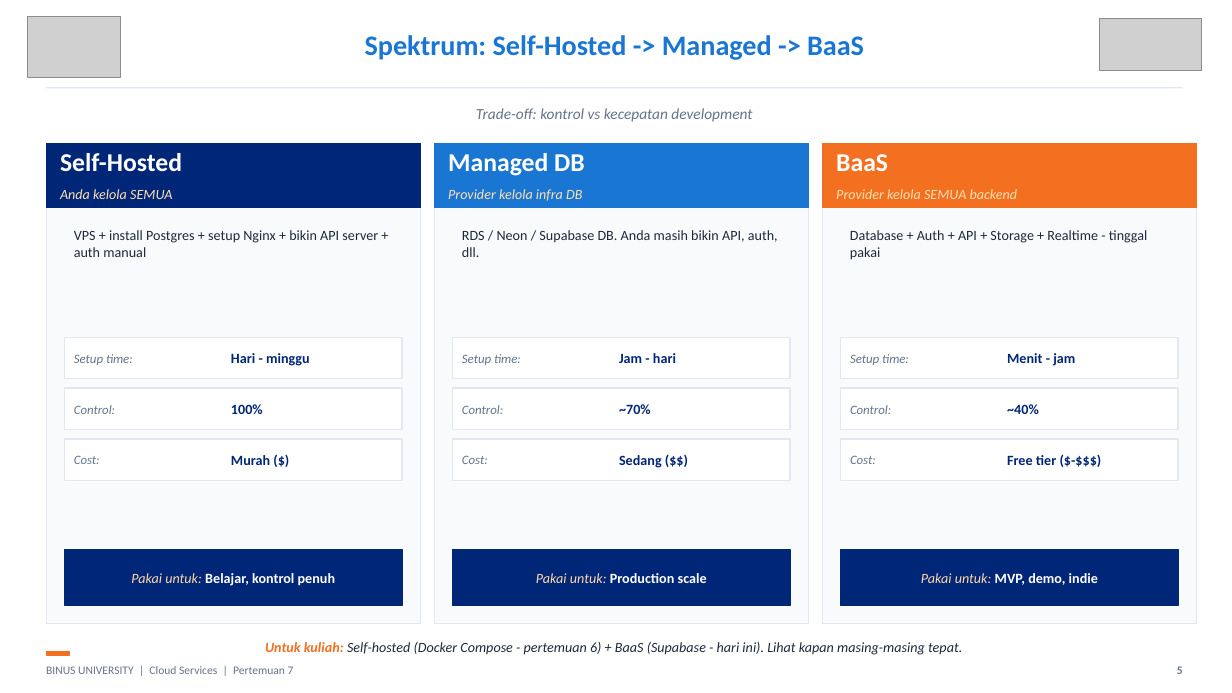
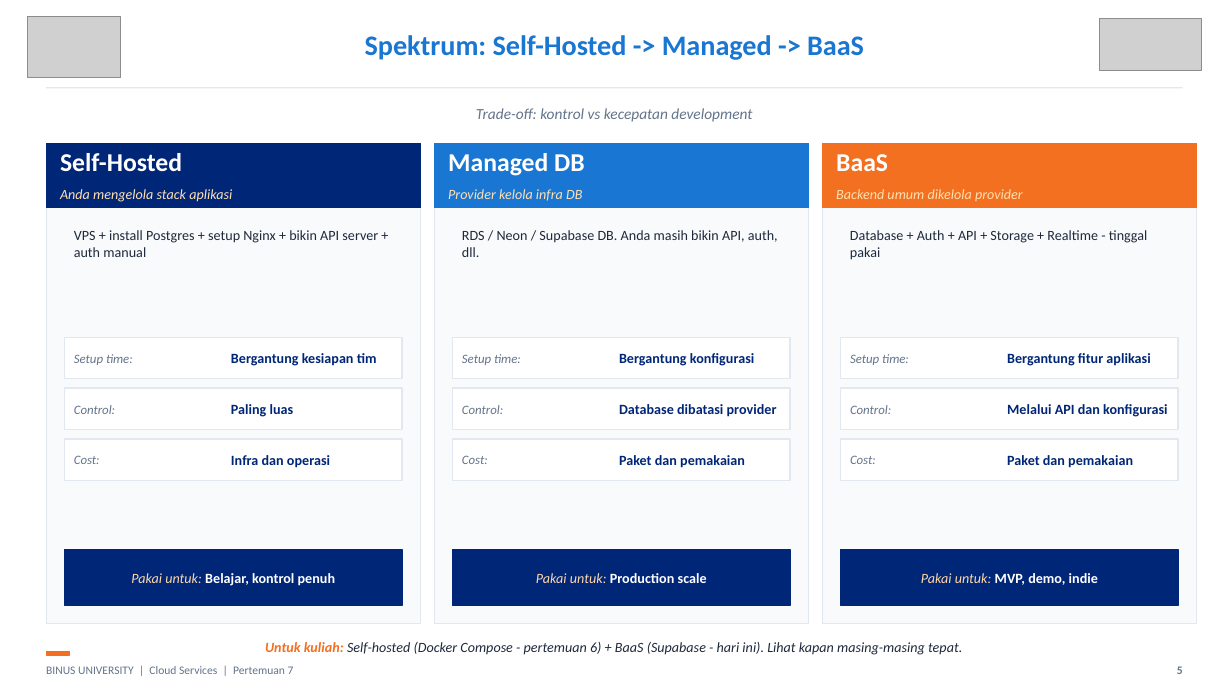
Before and after one commit to SeedFlora/meet7CloudService, a slide deck: slide 5 of slides/Teori_Pertemuan_07.pptx. Drawn at 1232x693 pixels with LibreOffice and Linux fonts; fonts in the diff are those of the drawing; grey boxes stand for pictures. Boxes give left, top, right and bottom in pixels: in the first picture for what was removed or moved away, otherwise in the second. Text is boxed around its words. In the diff, an @@ line names an element or a change of style, - is before the commit and + after.

```diff
--- a/slides/Teori_Pertemuan_07.pptx
+++ b/slides/Teori_Pertemuan_07.pptx
@@ text at (60, 189, 232, 202): text changed @@
-Anda kelola SEMUA
+Anda mengelola stack aplikasi
@@ text at (836, 189, 1023, 201): text changed @@
-Provider kelola SEMUA backend
+Backend umum dikelola provider
@@ text at (231, 353, 377, 366): text changed @@
-Hari - minggu
+Bergantung kesiapan tim
@@ text at (619, 353, 754, 366): text changed @@
-Jam - hari
+Bergantung konfigurasi
@@ text at (1007, 353, 1150, 366): text changed @@
-Menit - jam
+Bergantung fitur aplikasi
@@ text at (231, 404, 294, 417): text changed @@
-100%
+Paling luas
@@ text at (619, 404, 777, 417): text changed @@
-~70%
+Database dibatasi provider
@@ text at (1007, 404, 1167, 417): text changed @@
-~40%
+Melalui API dan konfigurasi
@@ text at (231, 455, 330, 468): text changed @@
-Murah ($)
+Infra dan operasi
@@ text at (619, 455, 745, 468): text changed @@
-Sedang ($$)
+Paket dan pemakaian
@@ text at (1007, 455, 1133, 468): text changed @@
-Free tier ($-$$$)
+Paket dan pemakaian
```
Also in this commit, not shown: 4 other slides changed, 1 slide added, 1 slide removed, 6 other files.
